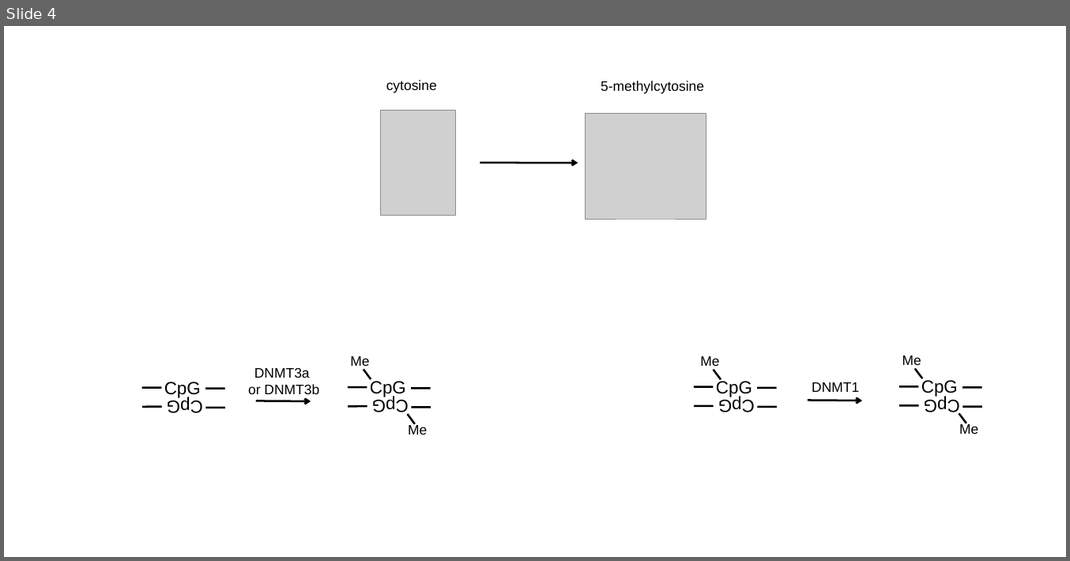
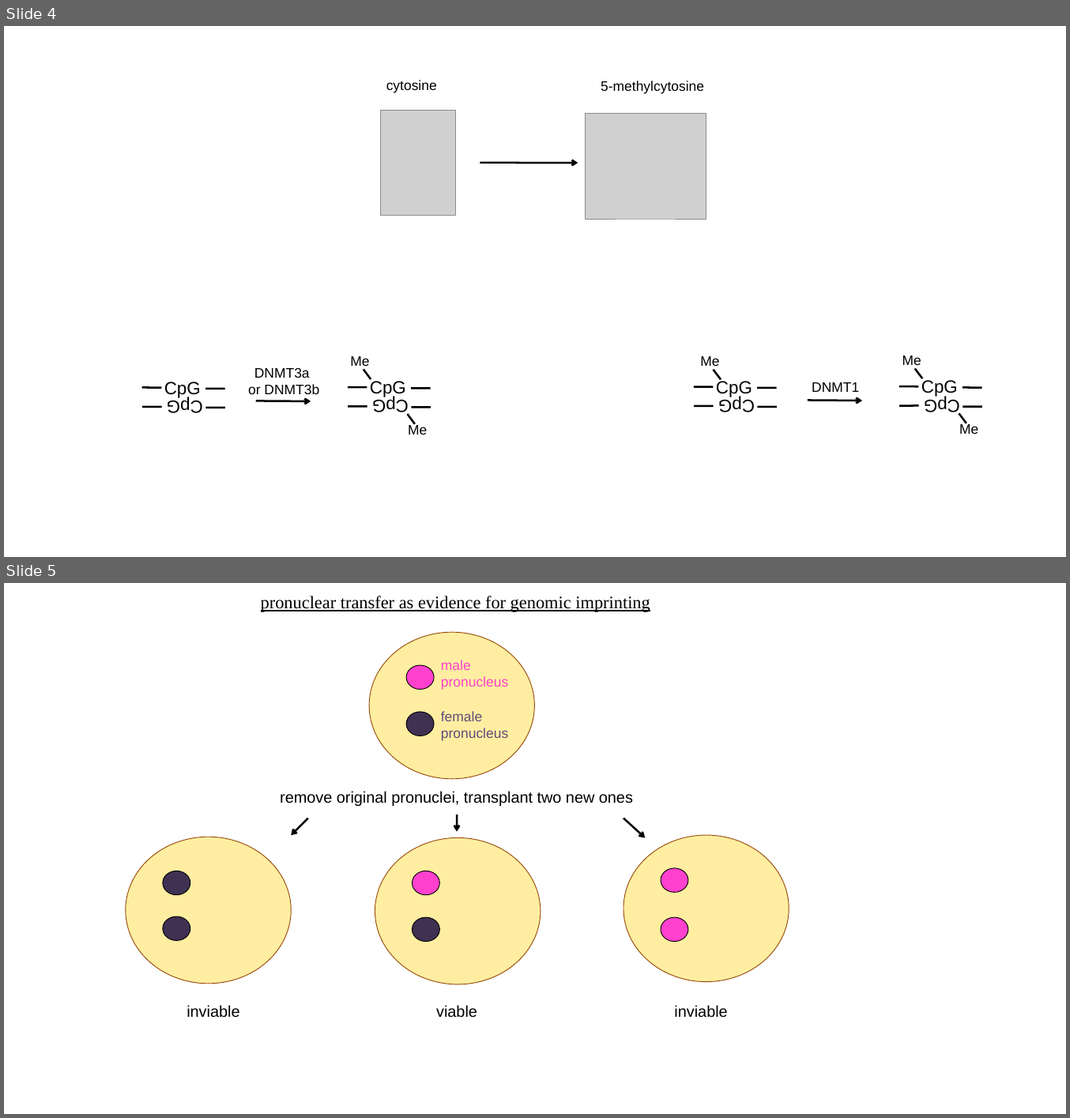
Before and after one commit to ericminikel/cureffi, a slide deck: media/2014/12/epigenetics-diagrams.ppt. Shown one above the other, each under a label of ours: slide 4 before the commit, slides 4 and 5 after it. The pictures are 1070x561 and 1070x1118 pixels, drawn with LibreOffice and Linux fonts; fonts in the diff are those of the drawing; grey boxes stand for pictures. Boxes give left, top, right and bottom in pixels: in the first picture for what was removed or moved away, otherwise in the second. Text is boxed around its words. In the diff, an @@ line names an element or a change of style, - is before the commit and + after.

```diff
--- a/media/2014/12/epigenetics-diagrams.ppt
+++ b/media/2014/12/epigenetics-diagrams.ppt
@@ slide 5 added at [4, 583, 1066, 1114], background #FFFFFF @@
@@ text added at [261, 596, 649, 612], 18 pt, text #000000, underline @@
+pronuclear transfer as evidence for genomic imprinting
@@ ellipse added at [369, 632, 535, 778], fill #FFEEA1, outline #984807 0.74 pt @@
@@ ellipse added at [406, 665, 434, 689], fill #FF41CD, outline #000000 0.74 pt @@
@@ text added at [441, 660, 508, 690], 14 pt, text #FF41CD @@
+male
+pronucleus
@@ ellipse added at [406, 712, 434, 736], fill #403152, outline #000000 0.74 pt @@
@@ text added at [441, 711, 508, 741], 14 pt, text #604A7B @@
+female
+pronucleus
@@ text added at [280, 791, 633, 806], 16 pt, text #000000 @@
+remove original pronuclei, transplant two new ones
@@ arrow added from (307, 818) to (291, 835), #000000 2.01 pt @@
@@ arrow added from (457, 814) to (457, 831), #000000 2.01 pt @@
@@ arrow added from (623, 818) to (645, 838), #000000 2.01 pt @@
@@ ellipse added at [126, 837, 292, 984], fill #FFEEA1, outline #984807 0.74 pt @@
@@ ellipse added at [375, 838, 540, 984], fill #FFEEA1, outline #984807 0.74 pt @@
@@ ellipse added at [623, 835, 789, 981], fill #FFEEA1, outline #984807 0.74 pt @@
@@ ellipse added at [163, 871, 190, 895], fill #403152, outline #000000 0.74 pt @@
@@ ellipse added at [412, 871, 439, 895], fill #FF41CD, outline #000000 0.74 pt @@
@@ ellipse added at [660, 868, 688, 893], fill #FF41CD, outline #000000 0.74 pt @@
@@ ellipse added at [163, 916, 190, 940], fill #403152, outline #000000 0.74 pt @@
@@ ellipse added at [412, 917, 439, 941], fill #403152, outline #000000 0.74 pt @@
@@ ellipse added at [660, 917, 688, 941], fill #FF41CD, outline #000000 0.74 pt @@
@@ text added at [186, 1005, 239, 1017], 16 pt, text #000000 @@
+inviable
@@ text added at [436, 1005, 477, 1017], 16 pt, text #000000 @@
+viable
@@ text added at [674, 1005, 727, 1017], 16 pt, text #000000 @@
+inviable
```
Also in this commit, not shown: 1 slide changed, 2 other slides added.
